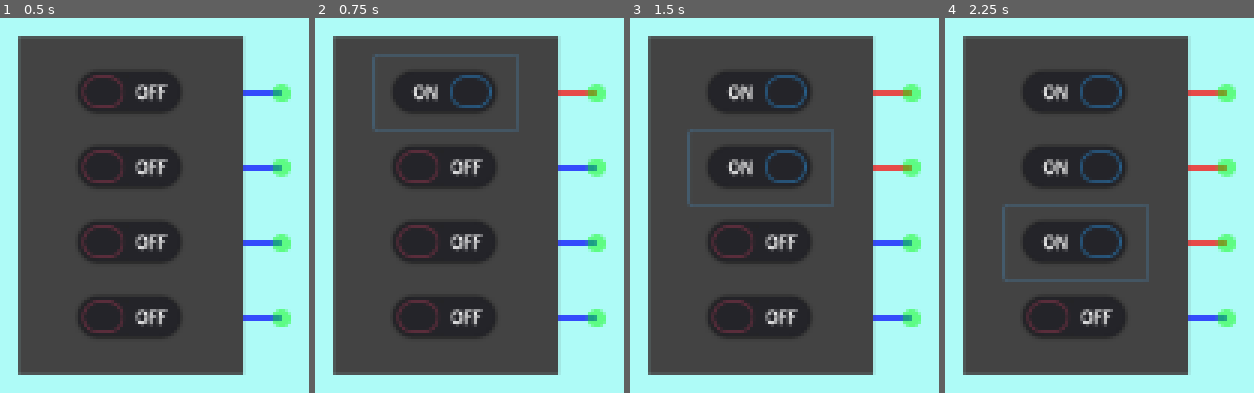
Above: before the commit, frames 1-4 (left to right).
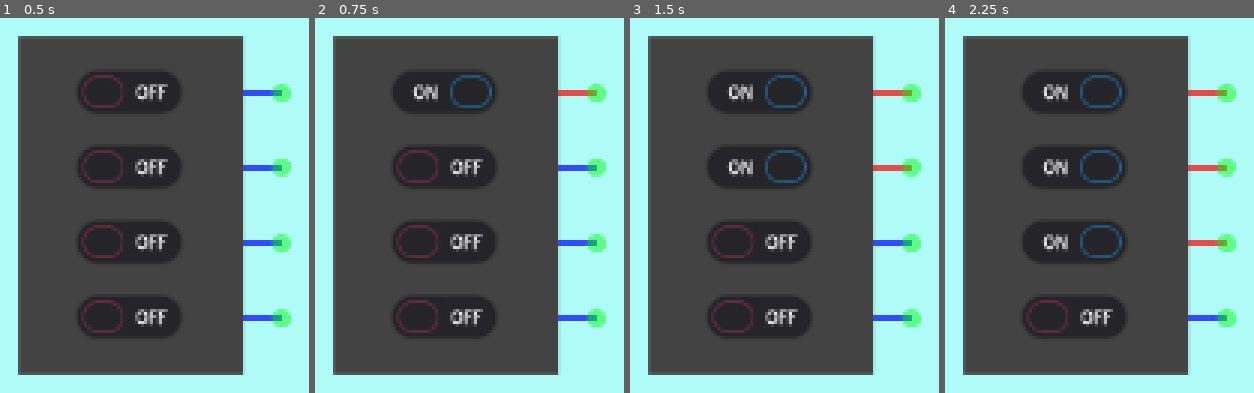
Above: after the commit, the same moments.

Repository: andrew-wilkes/digital-logic
Game: Godot game, scene res://parts/accessories/4-bit_Switch.tscn
Same seed, same stepped clock (60 frames per second), same inputs: the game is played once before the commit and once after it. This scene is started directly instead of the project's main scene.
Inputs (mouse positions are in pixels of both pictures, inside the frame that each line leads up to):
- Up to frame 1 (0.5 s): no input
- Up to frame 2 (0.75 s): click (444, 93) at 0.5 s
- Up to frame 3 (1.5 s): click (759, 168) at 1.25 s
- Up to frame 4 (2.25 s): click (1074, 243) at 2 s

Frame 1 is identical in both runs. In frame 2, 1.1% of the frame differs, in the area x 18-67%, y 9-31%; in frame 3, 1.1%; in frame 4, 1.1%.

Commit message:
Remove focus effect from switches

Diff:
--- a/game/parts/accessories/4-bit_Switch.tscn
+++ b/game/parts/accessories/4-bit_Switch.tscn
@@ -87,18 +87,22 @@
 [node name="CheckButton" type="CheckButton" parent="Buttons"]
 margin_right = 76.0
 margin_bottom = 40.0
+focus_mode = 0
 
 [node name="CheckButton2" type="CheckButton" parent="Buttons"]
 margin_top = 40.0
 margin_right = 76.0
 margin_bottom = 80.0
+focus_mode = 0
 
 [node name="CheckButton3" type="CheckButton" parent="Buttons"]
 margin_top = 80.0
 margin_right = 76.0
 margin_bottom = 120.0
+focus_mode = 0
 
 [node name="CheckButton4" type="CheckButton" parent="Buttons"]
 margin_top = 120.0
 margin_right = 76.0
 margin_bottom = 160.0
+focus_mode = 0
